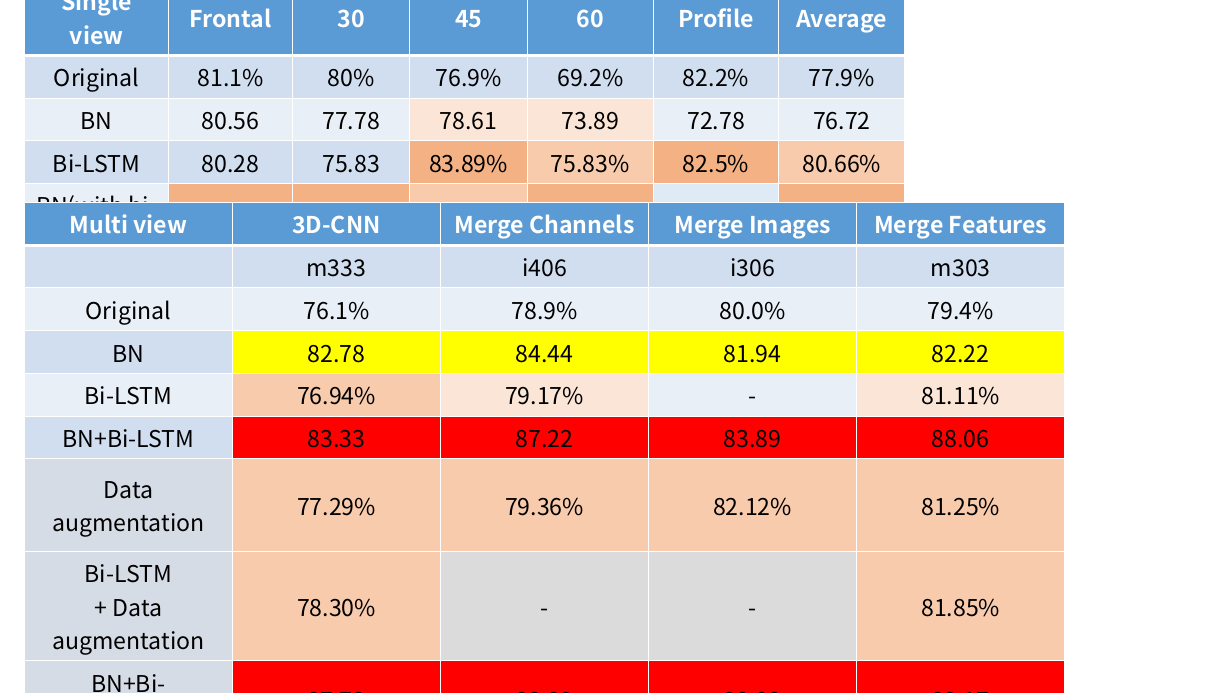
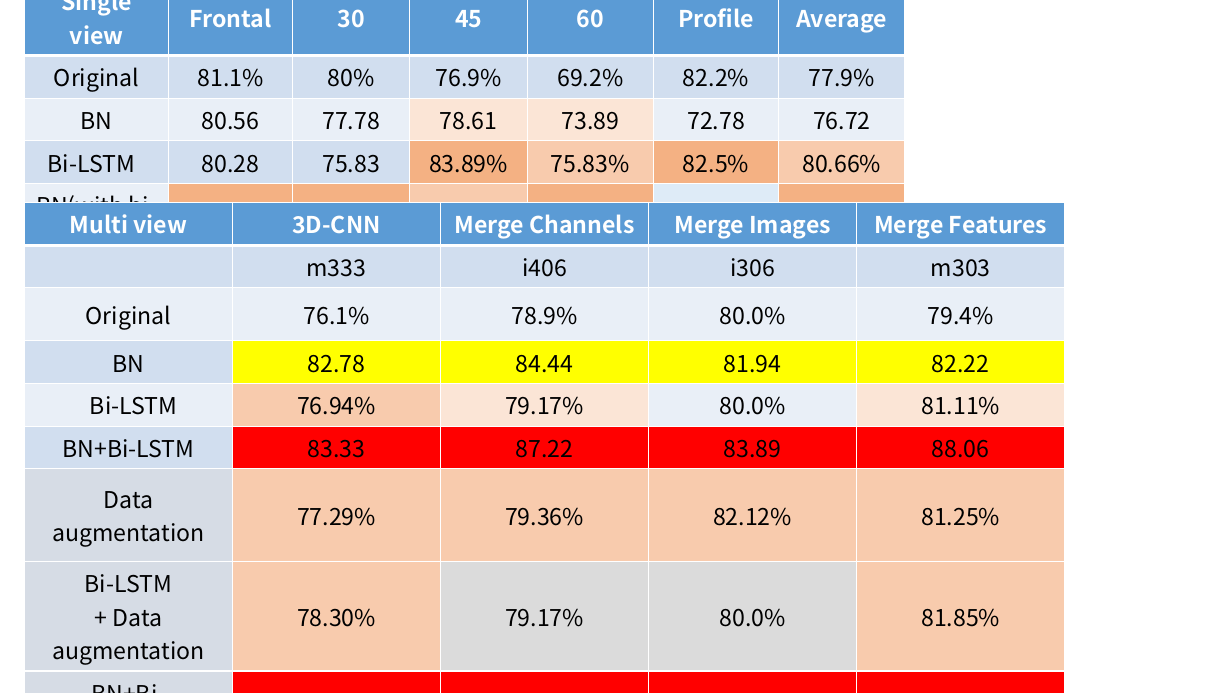
Before and after one commit to jys5609/CS572, a slide deck: slide 8 of submission/results/cs572 results_hjhan.pptx. Drawn at 1232x693 pixels with LibreOffice and Linux fonts; fonts in the diff are those of the drawing. Boxes give left, top, right and bottom in pixels: in the first picture for what was removed or moved away, otherwise in the second. Text is boxed around its words. In the diff, an @@ line names an element or a change of style, - is before the commit and + after.

```diff
--- a/submission/results/cs572 results_hjhan.pptx
+++ b/submission/results/cs572 results_hjhan.pptx
@@ table: place and size @@
-table at box(24, 0, 904, 367)
+table at box(24, 0, 904, 377)
@@ table at box(24, 202, 1064, 689) @@
-row 5, column 4: -
+row 5, column 4: 80.0%
-row 8, column 3: -
+row 8, column 3: 79.17%
-row 8, column 4: -
+row 8, column 4: 80.0%
```
Also in this commit, not shown: 1 slide added, 1 slide removed, 3 other files.
